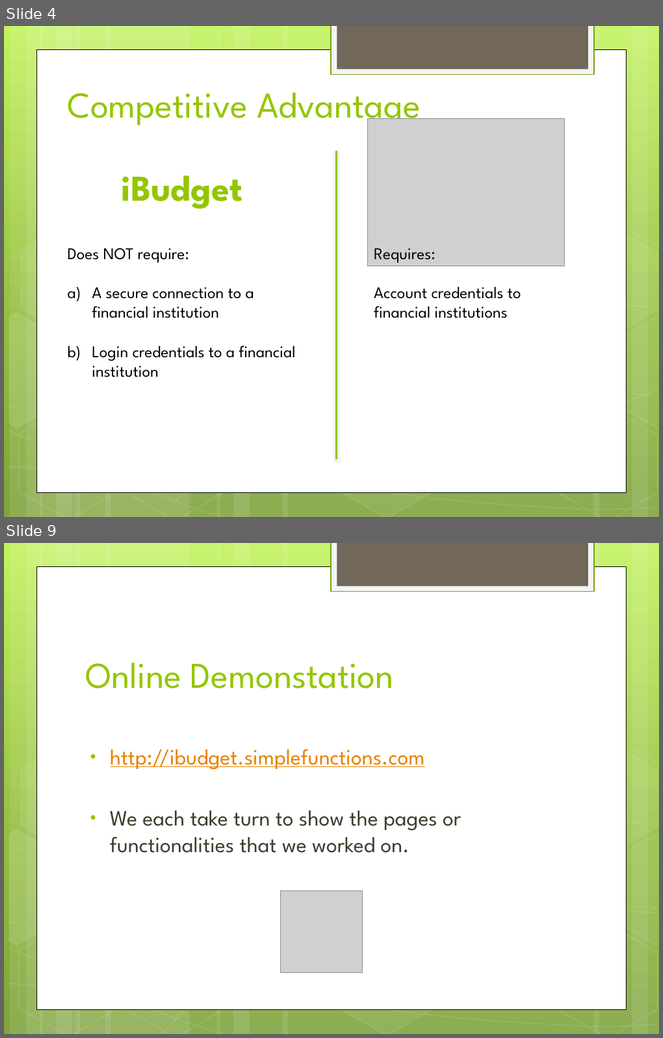
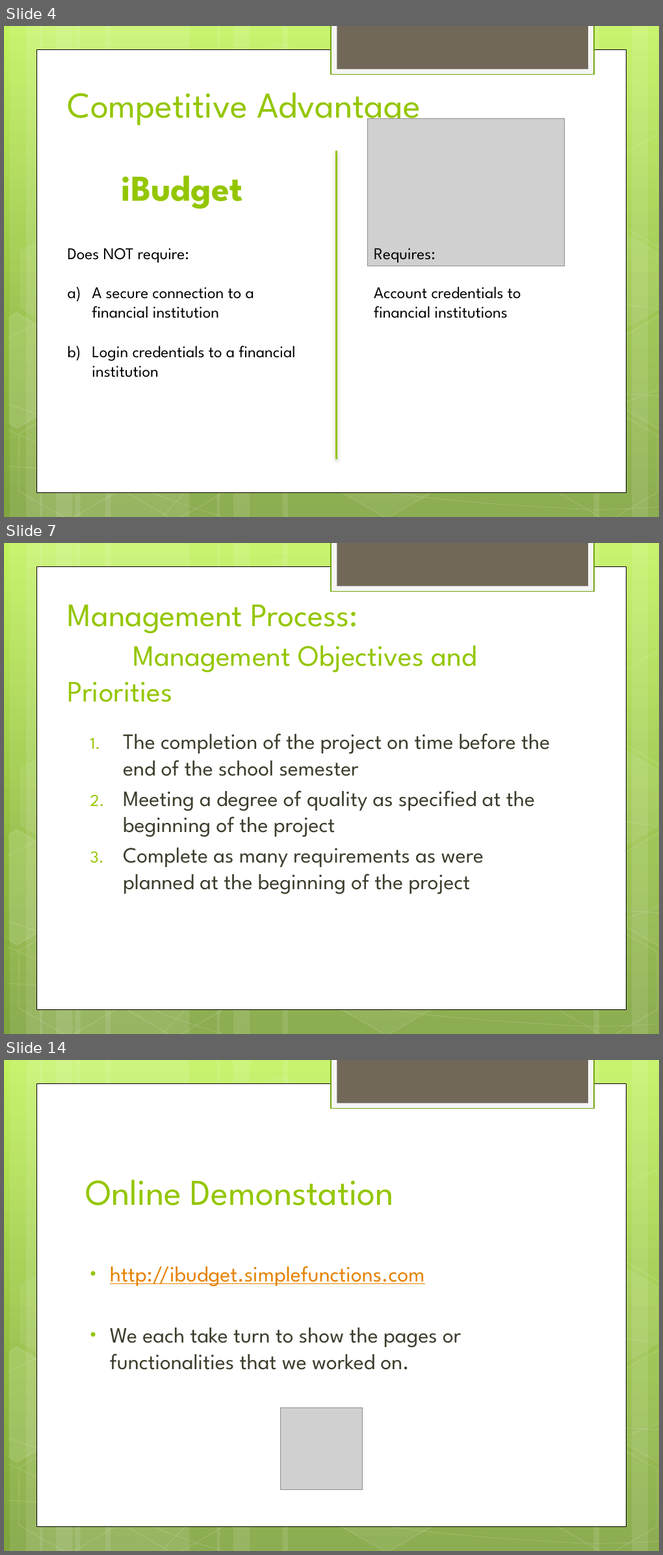
Before and after one commit to hiyenwong/cs679-b1-class-project, a slide deck: deliverables/final/Final Presentation.pptx. Shown one above the other, each under a label of ours: slides 4 and 9 before the commit, slides 4, 7 and 14 after it; the slides between them are not shown. The pictures are 663x1038 and 663x1555 pixels, drawn with LibreOffice and Linux fonts; fonts in the diff are those of the drawing; grey boxes stand for pictures. Boxes give left, top, right and bottom in pixels: in the first picture for what was removed or moved away, otherwise in the second. Text is boxed around its words. In the diff, an @@ line names an element or a change of style, - is before the commit and + after.

```diff
--- a/deliverables/final/Final Presentation.pptx
+++ b/deliverables/final/Final Presentation.pptx
@@ slide 7 added at [4,543,659,1034], background gradient #C3F35F to #93BF3F to #81A53E; not listed: 31 template elements that a slide beside it also shows @@
@@ title added at [68,604,477,702], 32.4 pt, text #94C600 @@
+Management Process:
+Management Objectives and Priorities
@@ text added at [123,733,550,895], 24 pt, text #3E3D2D @@
+1. The completion of the project on time before the end of the school semester
+2. Meeting a degree of quality as specified at the beginning of the project
+3. Complete as many requirements as were planned at the beginning of the project
@@ what was slide 9 is now slide 14 @@
```
Also in this commit, not shown: 1 slide changed, 6 other slides added, 2 slides removed.
